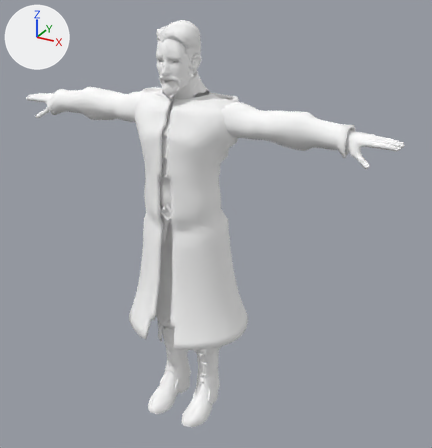
Renders of the glTF model content/game/characters/quaternius/provisioner-coat-clips.glb from each side of a commit.
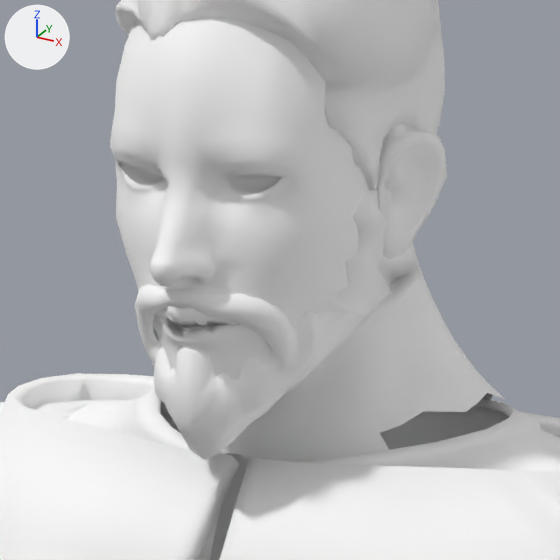
The first picture shows the older version from a 50 mm camera at (1.304, -2.06, 2.049) aimed at (0.106, 0.119, 0.959). The close-ups show the older and then the newer version on the part from 33% to 50% of the width and 8% to 25% of the height of that picture. Only the edits that show in the close-ups are written down. Every picture has the same lights, and +X, +Y and +Z are marked at upper left. Vertices at exactly the same position are counted once.

The first close-up shows 'Coat', 'Hair_Beard', 'Hair_SimpleParted', 'Male_Peasant_Body', 'SuperHero_Male'.
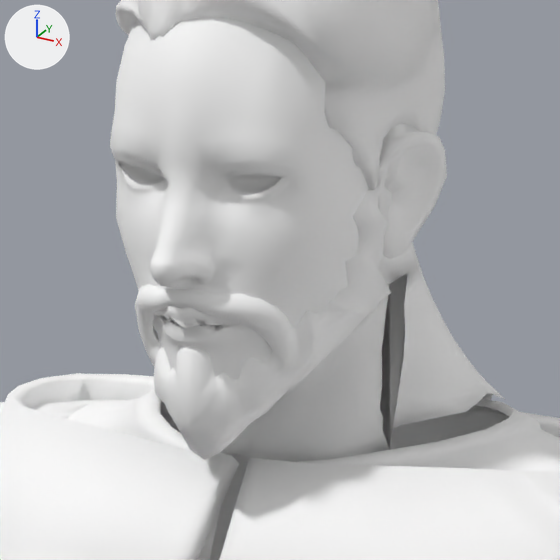
What the commit changed:
me_sphere_005_retopology_004 is used by ob_superhero_male; location (0.0, 0.0, 0.0).
me_sphere_005_retopology_004 had 1439 vertices, 2992 faces and spanned x -0.093..0.093, y -0.115..0.123, z 1.535..1.81.
me_sphere_005_retopology_004 now has 3171 vertices, 6488 faces and spans x -0.929..0.929, y -0.115..0.123, z 1.367..1.81.
Part 1, on me_sphere_005_retopology_004:
83 faces are deleted.
155 new faces join them, mat_face.
Other edits to the shape of me_sphere_005_retopology_004 do not show in these pictures.

Boxes (x1, y1, x2, y2) around the edits, measured in the close-ups (560 x 560 px):
part 1 of me_sphere_005_retopology_004, built on
    before: (162, 275, 404, 326)
    after: (162, 274, 492, 450)
